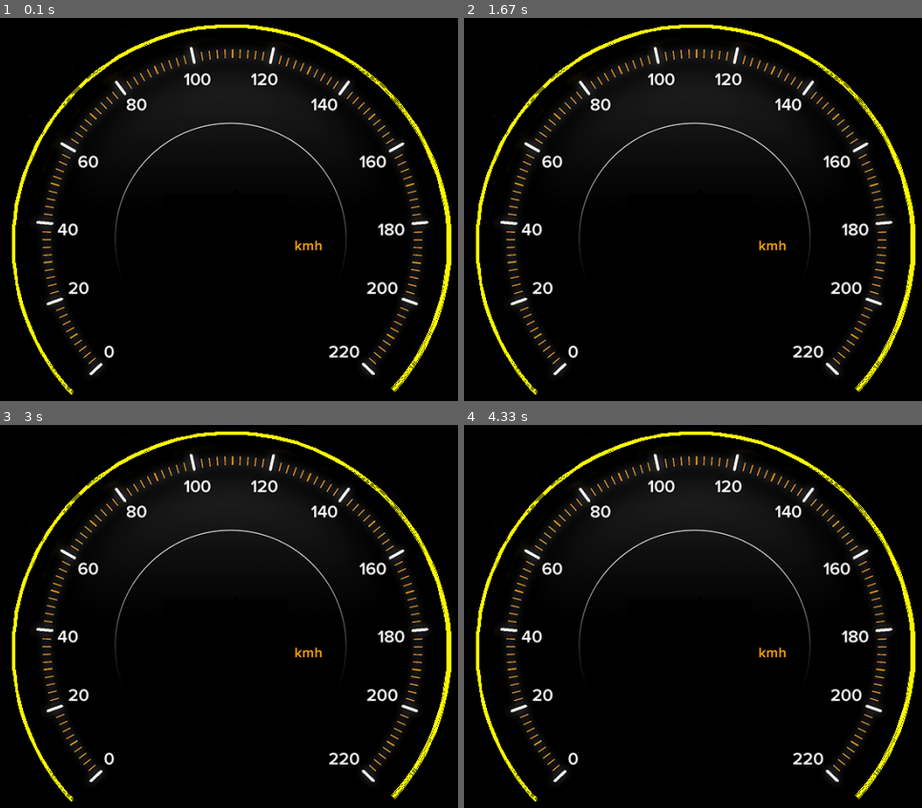
Above: before the commit, frames 1-4 (two rows, left to right).
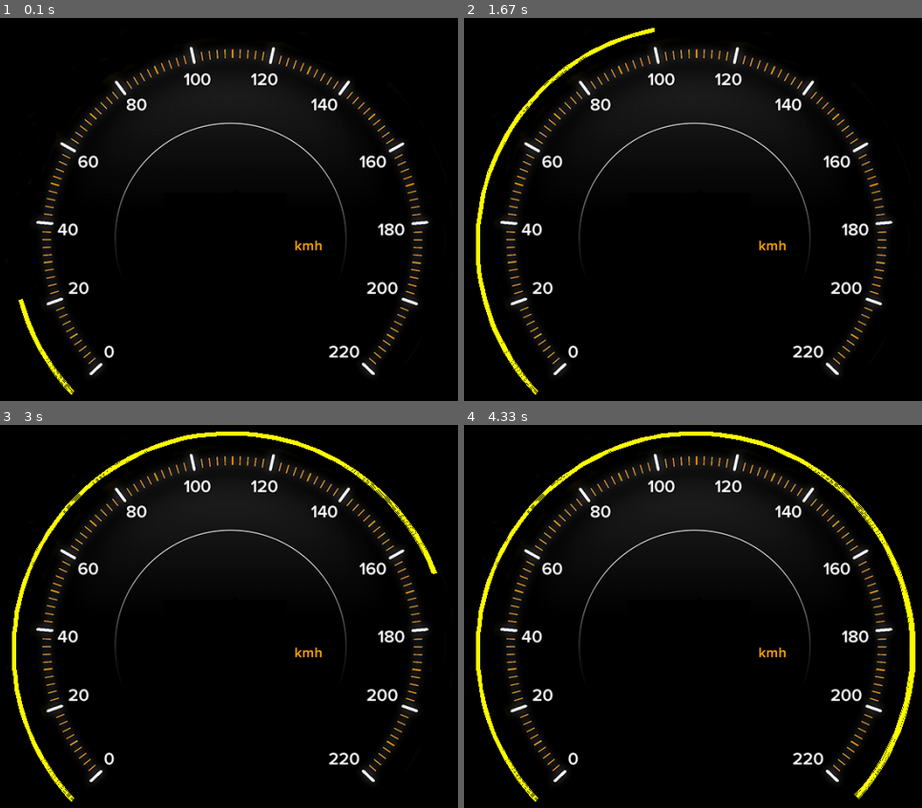
Above: after the commit, the same moments.

Repository: shiva-karthick/solar-car-dashboard
Game: pygame game, started from Using_pygame/Tests/speedometer/speedometer.py
The game is run twice, just before and just after one commit, with the same random seed, the same clock (stepped at 60 frames per second) and the same inputs.
Inputs:
- Up to frame 1 (0.1 s): no input
- Up to frame 2 (1.67 s): no input
- Up to frame 3 (3 s): no input
- Up to frame 4 (4.33 s): no input

The runs differ from the first frame. In frame 1, 2.7% of the frame differs, in the area x 2-99%, y 1-98%; in frame 2, 2.3%; in frame 3, 1.7%; in frame 4, 0.9%.

Commit message:
Battery test successfully completed

Diff:
--- /dev/null
+++ b/Using_pygame/Tests/battery/battery.py
@@ -0,0 +1,50 @@
+try:
+    import pygame
+    import math
+    import time
+    import random
+except ImportError as err:
+    print("Check your imports !")
+    print(str(err))
+
+
+class Battery(object):
+    # Colour definitions (Red ,Green, Blue)
+    BLACK = (0, 0, 0)
+    WHITE = (255, 255, 255)
+    RED = (255, 0, 0)
+    GREEN = (0, 255, 0)
+    BLUE = (0, 0, 255)
+    YELLOW = (255, 255, 0)
+    CYAN = (0, 255, 255)
+    BROWN = (83, 91, 36)
+    SILVER = (192, 192, 192)
+
+    def __init__(self):
+        pygame.init()
+        pygame.display.set_caption("Dashboard")
+        self.clock = pygame.time.Clock()
+        self.resolution = (1024, 600)
+        self.screen = pygame.display.set_mode(self.resolution)
+        self.x = 0
+
+    def draw_rect(self):
+        pygame.draw.rect(self.screen, Battery.SILVER, (950, 50, 15, 30))
+        pygame.draw.rect(self.screen, Battery.WHITE, (800, 25, 150, 100), 3)
+        # pygame.draw.rect(self.screen, Battery.GREEN, (802, 27, 145, 97))
+        if self.x != 145:
+            pygame.draw.rect(self.screen, Battery.GREEN, (802, 27, self.x, 97))
+            self.x += 1
+
+
+battery = Battery()
+
+while True:
+    for event in pygame.event.get():
+        if event.type == pygame.QUIT:
+            pygame.quit()
+            quit()
+
+    battery.draw_rect()
+    pygame.display.update()
+    battery.clock.tick(60)
--- a/Using_pygame/Tests/speedometer/speedometer.py
+++ b/Using_pygame/Tests/speedometer/speedometer.py
@@ -26,6 +26,7 @@
         self.resolution = (1024, 600)
         self.screen = pygame.display.set_mode(self.resolution)
         self.PI = math.pi
+        self.a = 200
 
     def load_image(self):
         self.speedometer_image = pygame.image.load("speed.png")
@@ -44,7 +45,9 @@
 
         TAKE NOTE: <Worth mentioning> the initial angle must be less than the final angle; otherwise it will draw the full elipse."""
         pygame.draw.arc(self.screen, Speedometer.YELLOW,
-                        (235, 75, 525, 525), math.radians(-42), math.radians(223), 4)
+                        (235, 75, 525, 525), math.radians(self.a), math.radians(223), 5)
+        if self.a != -42:
+            self.a -= 1
 
 
 if __name__ == "__main__":
